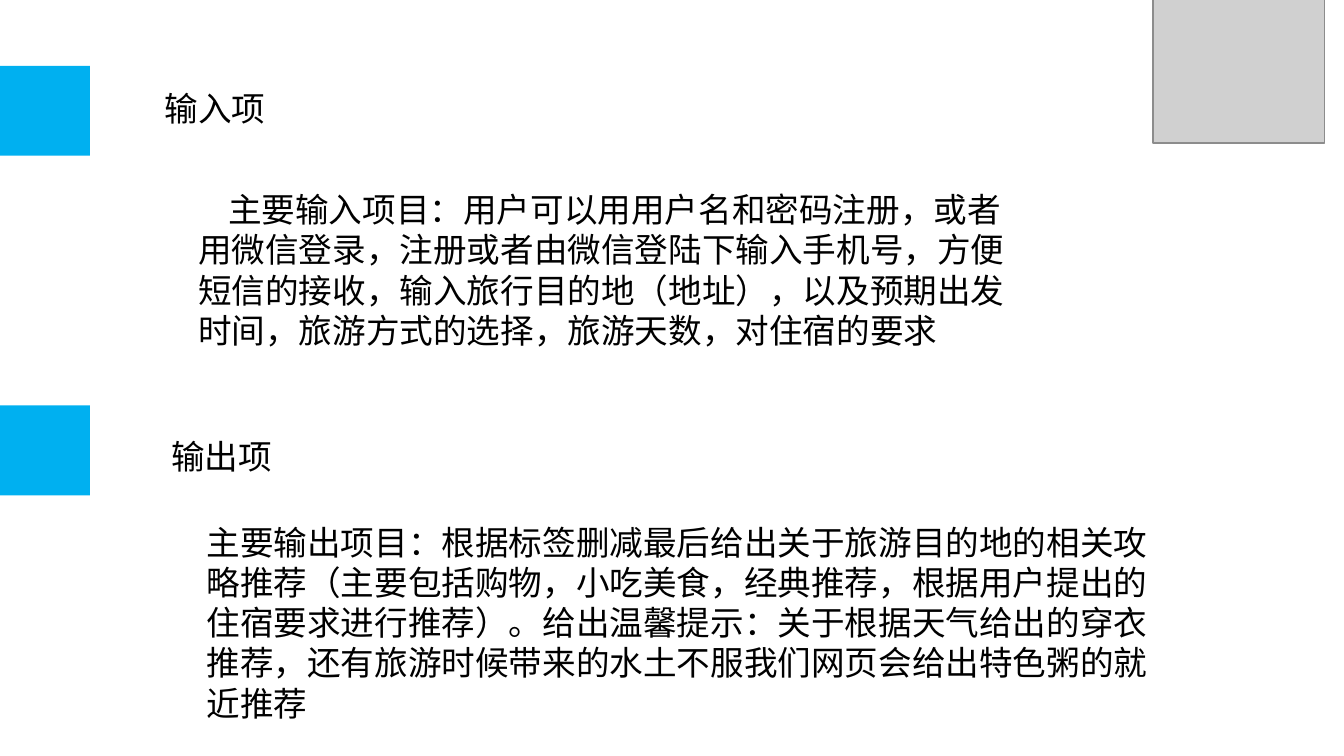
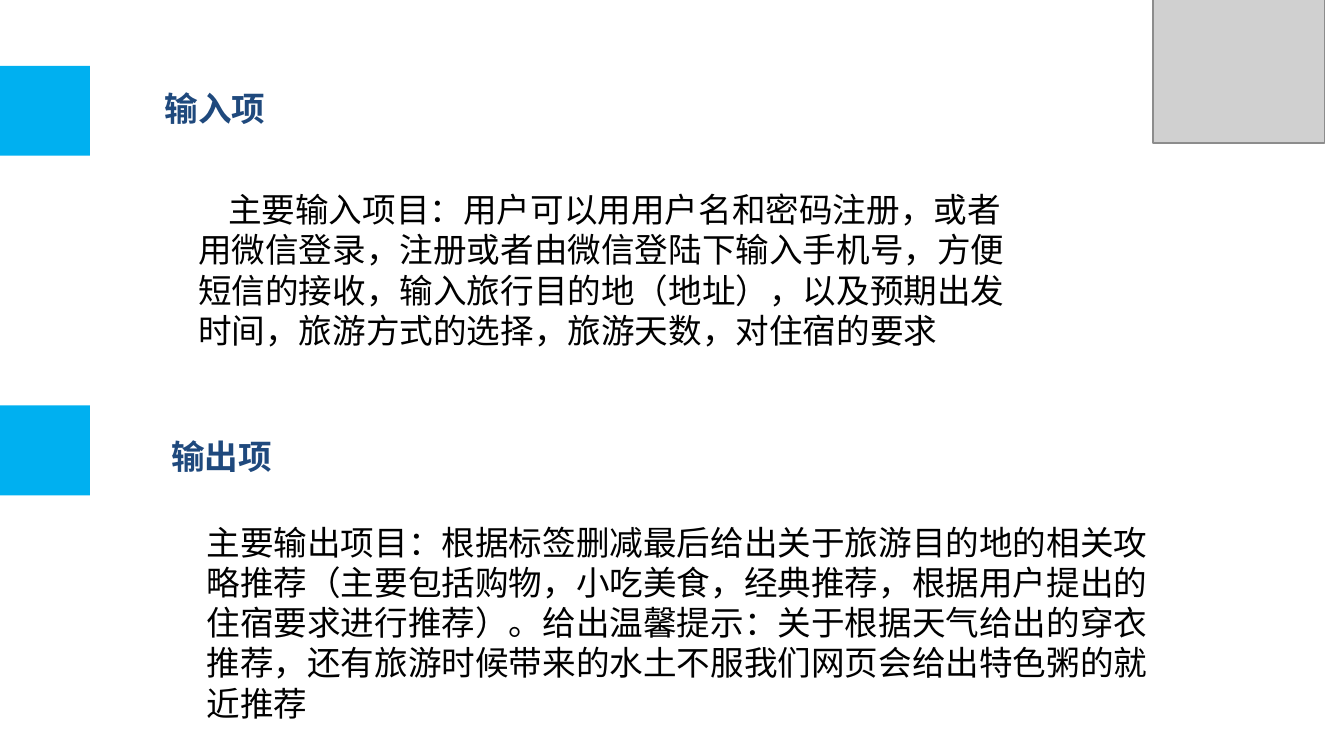
Before and after one commit to LEMONccccc/software, a slide deck: slide 16 of 详细设计.pptx. Drawn at 1344x756 pixels with LibreOffice and Linux fonts; fonts in the diff are those of the drawing; grey boxes stand for pictures; background and template pictures are left out. Boxes give left, top, right and bottom in pixels: in the first picture for what was removed or moved away, otherwise in the second. Text is boxed around its words. In the diff, an @@ line names an element or a change of style, - is before the commit and + after.

```diff
--- a/详细设计.pptx
+++ b/详细设计.pptx
@@ text "输入项" at [164, 92, 265, 124]: text colour #000000 to #1F497D, bold on @@
@@ text "输出项" at [171, 440, 272, 472]: text colour #000000 to #1F497D, bold on @@
```
Also in this commit, not shown: 7 other slides changed, 2 slides added.
